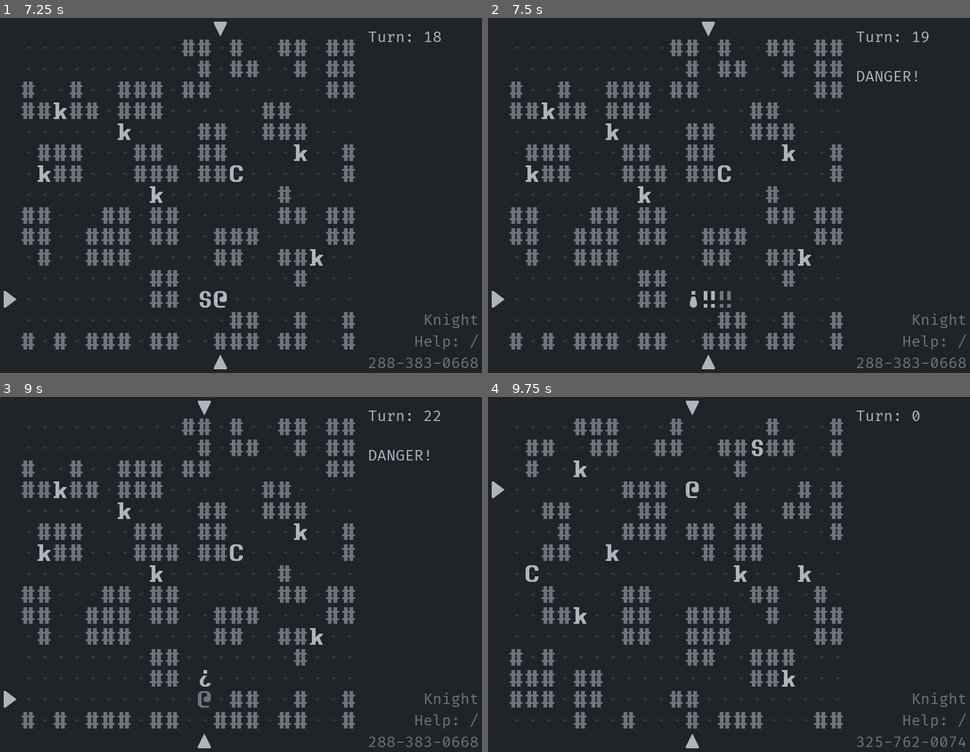
Above: before the commit, frames 1-4 (two rows, left to right).
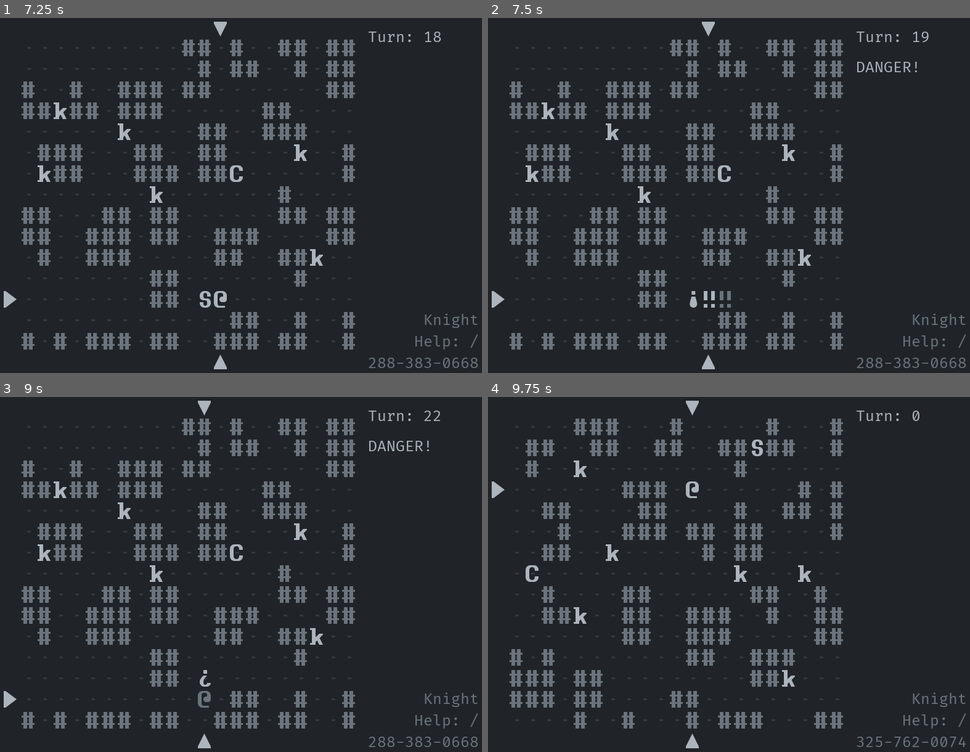
Above: after the commit, the same moments.

Repository: Bozar/OneMoreLevel
Game: Godot game, scene res://scene/main/MainScene.tscn
Two runs of this game, one before a commit and one after it. Both use one fixed random seed, a clock stepped at 60 frames per second and the inputs below.
Inputs:
- Up to frame 1 (7.25 s): tap Enter at 0.5, 2, 3.5 s; hold Up (move_up) 0.53-2.03 s; tap Space (init_world) at 0.6, 1.25, 1.35, 2.1, 2.75, 2.85, 3.6, 4.25, 4.35, 5.1, 5.85, 6.6 s; hold Left (move_left) 2.03-3.53 s; hold Down (move_down) 3.53-4.28 s; hold Right (move_right) 4.28-5.03 s; hold Up (move_up) 5.03-5.78 s; hold Right (move_right) from 5.78 s (still down)
- Up to frame 2 (7.5 s): keep holding Right (move_right); tap Space (init_world) at 7.35 s
- Up to frame 3 (9 s): release Right (move_right) at 8.03 s; hold Down (move_down) 8.03-8.78 s; tap Space (init_world) at 8.1, 8.85 s; hold Left (move_left) from 8.78 s (still down)
- Up to frame 4 (9.75 s): release Left (move_left) at 9.53 s; hold Up (move_up) from 9.53 s (still down); tap Space (init_world) at 9.6 s

Frame 1 is identical in both runs. In frame 2, 0.3% of the frame differs, in the area x 76-90%, y 12-18%; in frame 3, 0.3%; in frame 4, nothing differs.

Commit message:
Tweak UI and wizard key.

Diff:
--- a/project.godot
+++ b/project.godot
@@ -69,7 +69,7 @@
 }
 force_reload={
 "deadzone": 0.5,
-"events": [ Object(InputEventKey,"resource_local_to_scene":false,"resource_name":"","device":0,"alt":false,"shift":false,"control":true,"meta":false,"command":true,"pressed":false,"scancode":82,"unicode":0,"echo":false,"script":null)
+"events": [ Object(InputEventKey,"resource_local_to_scene":false,"resource_name":"","device":0,"alt":false,"shift":false,"control":false,"meta":false,"command":false,"pressed":false,"scancode":82,"unicode":0,"echo":false,"script":null)
  ]
 }
 
--- a/scene/gui/MainGUI.tscn
+++ b/scene/gui/MainGUI.tscn
@@ -20,13 +20,13 @@
 
 [node name="Turn" parent="SidebarVBox" instance=ExtResource( 1 )]
 margin_right = 180.0
-margin_bottom = 60.0
-rect_min_size = Vector2( 0, 60 )
+margin_bottom = 45.0
+rect_min_size = Vector2( 0, 45 )
 size_flags_vertical = 1
 text = "Turn: 14"
 
 [node name="Message" parent="SidebarVBox" instance=ExtResource( 1 )]
-margin_top = 64.0
+margin_top = 49.0
 margin_right = 180.0
 margin_bottom = 495.0
 size_flags_vertical = 3
